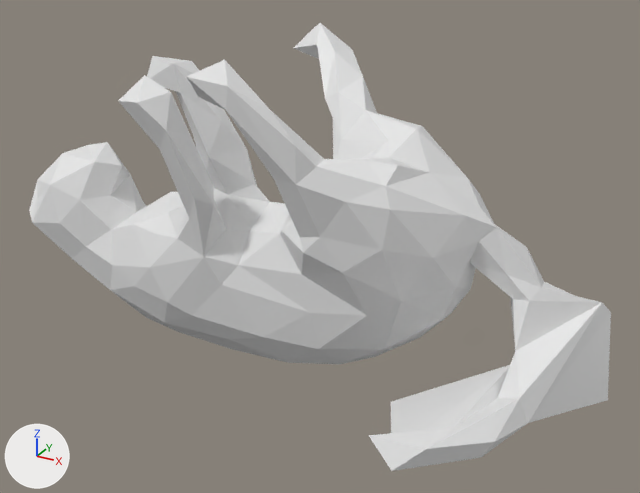
The OBJ model mesh_cnn/datasets/random_walks/T74.obj: old version first, new version second.
One viewpoint serves both versions: a 50 mm camera at (1.274, -2.02, 1.004) aimed at (0.166, -0.006, -0.003). The axes (+X, +Y, +Z) are drawn at lower left. The lights are the same throughout. Where no turn or scale is listed for an object, it has been applied to the vertices.

In view in the first picture: 'T74'.
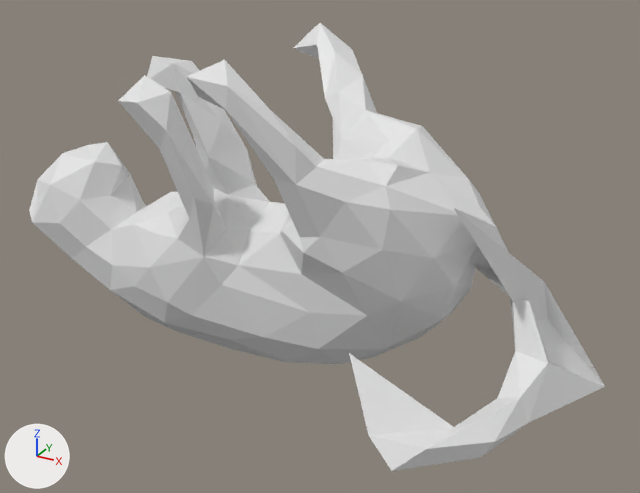
The change, as a diff of the scene's bpy script:
```diff
--- a/mesh_cnn/datasets/random_walks/T74.obj.py
+++ b/mesh_cnn/datasets/random_walks/T74.obj.py
@@ me_t74 @@
 me_t74.from_pydata(...)  # 252 vertices, 500 faces; spans x -0.84..0.96, y -0.46..0.4, z -0.43..0.55
 # used by ob_t74; location = (0.0, 0.0, 0.0)
-me_t74.vertices[38].co = (0.44, -0.1, -0.38)  # pixel (390, 401)
-me_t74.vertices[41].co = (0.58, -0.39, -0.3)
-me_t74.vertices[57].co = (0.74, 0.01, -0.23)
-me_t74.vertices[69].co = (0.96, 0.24, -0.41)  # pixel (607, 400)
-me_t74.vertices[95].co = (0.93, 0.24, -0.13)  # pixel (610, 312)
-me_t74.vertices[126].co = (0.92, 0.18, -0.08)  # pixel (602, 302)
-me_t74.vertices[147].co = (0.69, 0.05, 0.01)  # pixel (507, 274)
-me_t74.vertices[163].co = (0.72, 0.13, 0.06)  # pixel (526, 246)
-me_t74.vertices[165].co = (0.78, 0.08, -0.03)  # pixel (541, 287)
+# me_t74 part 1
+me_t74.vertices[38].co = (0.62, -0.4, -0.32)
+me_t74.vertices[41].co = (0.43, -0.33, -0.11)  # pixel (349, 353)
+me_t74.vertices[57].co = (0.7, -0.28, -0.29)
+me_t74.vertices[69].co = (0.78, 0.02, -0.25)
+me_t74.vertices[95].co = (0.94, 0.27, -0.38)  # pixel (605, 386)
+me_t74.vertices[126].co = (0.84, -0.02, -0.18)  # pixel (548, 363)
+me_t74.vertices[147].co = (0.67, 0.35, -0.21)
+me_t74.vertices[163].co = (0.61, -0.17, 0.26)  # pixel (453, 207)
+me_t74.vertices[165].co = (0.8, 0.22, -0.31)
```

Pixel boxes [x1, y1, x2, y2] of what changed, in the pictures (640 x 493 px; the box of a moved part takes in the faces that stretch with it):
'T74', reshaped
    before: [29, 23, 611, 471]
    after: [29, 23, 605, 471]
part 1 of me_t74, moved or reshaped
    before: [390, 225, 611, 433]
    after: [349, 208, 605, 435]
